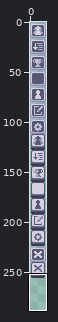
One commit to this sprite sheet: graphics/rotom_phone_start_menu/icons.png. Above: a wide view before the commit, with the close-up outlined.
Close-up. Before:
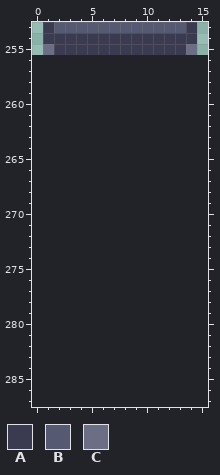
The file is 16x256 pixels. Shown: x 0..15, y 253..287. The old version is drawn lined up with the new one, on the new canvas.
Palette (. is transparent): A #3a3a50  B #565972  C #6c6e85
Pixels before, first column x 1:
253 ABBBBBBBBBBBBA
254 AAAAAAAAAAAAAA
255 CAAAAAAAAAAAAC
After:
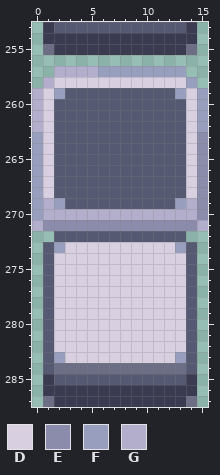
Colours new in this view: D #d8d0e0  E #8b8bab  F #989ebe  G #b2aecb
Change:
canvas 16x256 -> 16x288
Changed rows in their new state; - is an unchanged pixel.
first column x 0:
257 --GGGGFFFFFFFF--
258 -GDDDDDDDDDDDDF-
259 GDFBBBBBBBBBBFDF
260 GDBBBBBBBBBBBBDF
261 GDBBBBBBBBBBBBDF
262 GDBBBBBBBBBBBBDF
263 FDBBBBBBBBBBBBDE
264 FDBBBBBBBBBBBBDE
265 FDBBBBBBBBBBBBDE
266 FDBBBBBBBBBBBBDE
267 FDBBBBBBBBBBBBDE
268 FDBBBBBBBBBBBBDE
269 FGFBBBBBBBBBBFGE
270 FGGGGGGGGGGGGGGE
271 GEEEEEEEEEEEEEEG
272 --BBBBBBBBBBBB--
273 -BFDDDDDDDDDDFB-
274 -BDDDDDDDDDDDDB-
275 -BDDDDDDDDDDDDB-
276 -BDDDDDDDDDDDDB-
277 -BDDDDDDDDDDDDB-
278 -BDDDDDDDDDDDDB-
279 -BDDDDDDDDDDDDB-
280 -BDDDDDDDDDDDDB-
281 -BDDDDDDDDDDDDB-
282 -BDDDDDDDDDDDDB-
283 -BFDDDDDDDDDDFB-
284 -BCCCCCCCCCCCCB-
285 -ABBBBBBBBBBBBA-
286 -AAAAAAAAAAAAAA-
287 -CAAAAAAAAAAAAC-
Changed places in both close-ups, as pixel boxes (x1, y1, x2, y2):
added: (32, 66, 208, 407)
